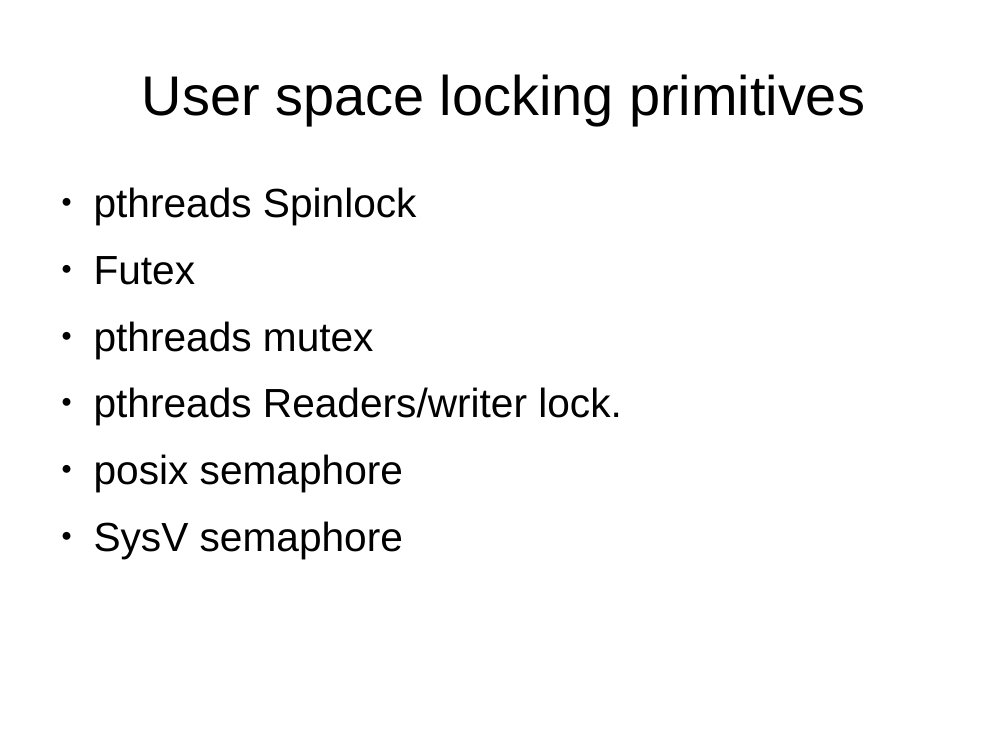
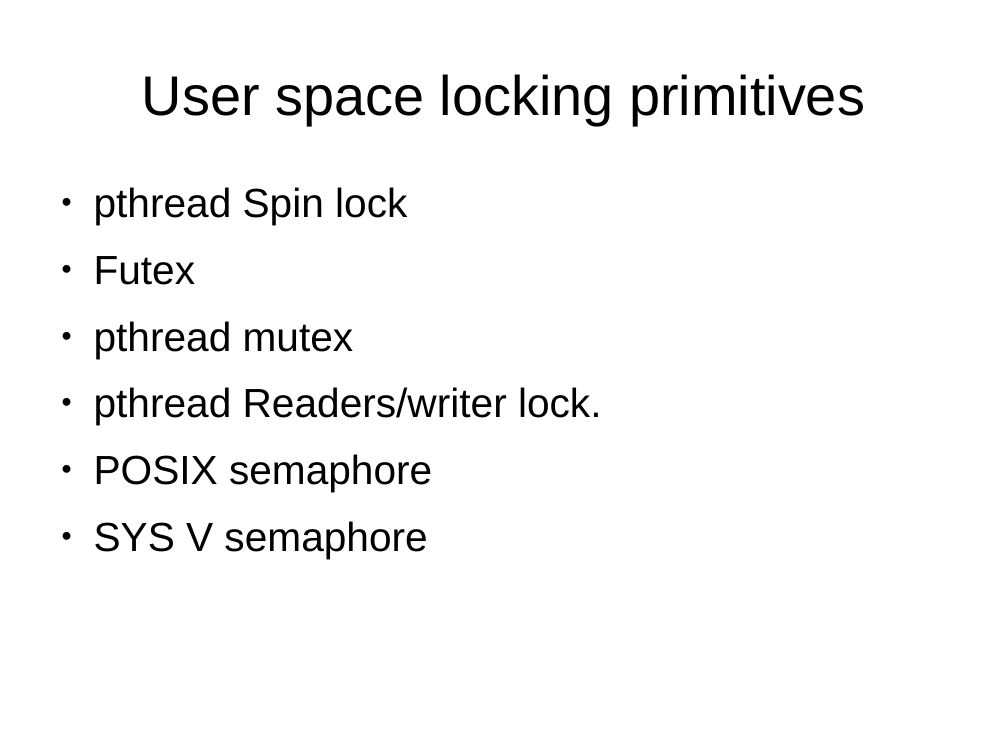
Before and after one commit to kalmuthu/slides, a slide deck: slide 8 of odp/linux/locking.odp. Drawn at 1008x756 pixels with LibreOffice and Linux fonts; fonts in the diff are those of the drawing. Boxes give left, top, right and bottom in pixels: in the first picture for what was removed or moved away, otherwise in the second. Text is boxed around its words. In the diff, an @@ line names an element or a change of style, - is before the commit and + after.

Commit message:
fixed up spin lock stuff

```diff
--- a/odp/linux/locking.odp
+++ b/odp/linux/locking.odp
@@ text at (x1=94, y1=187, x2=407, y2=225): text changed @@
-● pthreads Spinlock
+● pthread Spin lock
@@ text at (x1=94, y1=321, x2=602, y2=559): text changed @@
-● pthreads mutex
-● pthreads Readers/writer lock.
-● posix semaphore
-● SysV semaphore
+● pthread mutex
+● pthread Readers/writer lock.
+● POSIX semaphore
+● SYS V semaphore
```
Also in this commit, not shown: 4 other slides changed.
